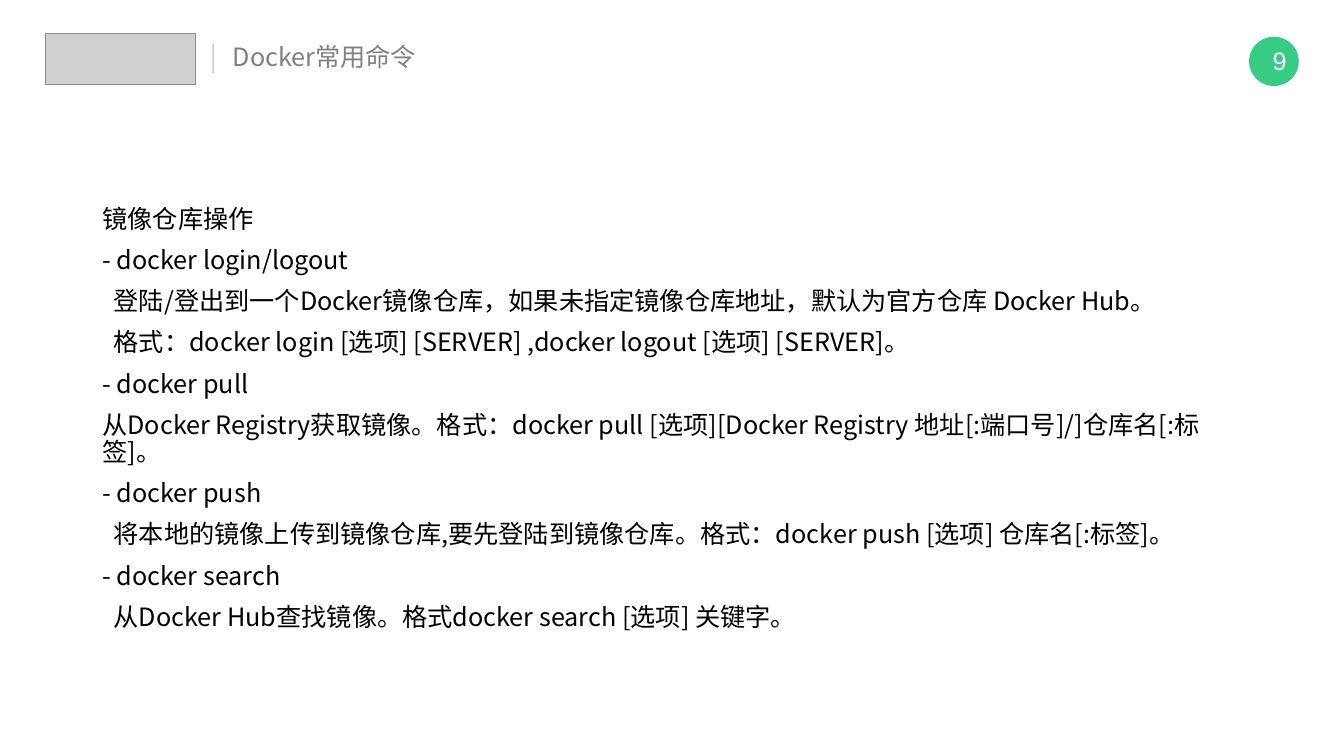
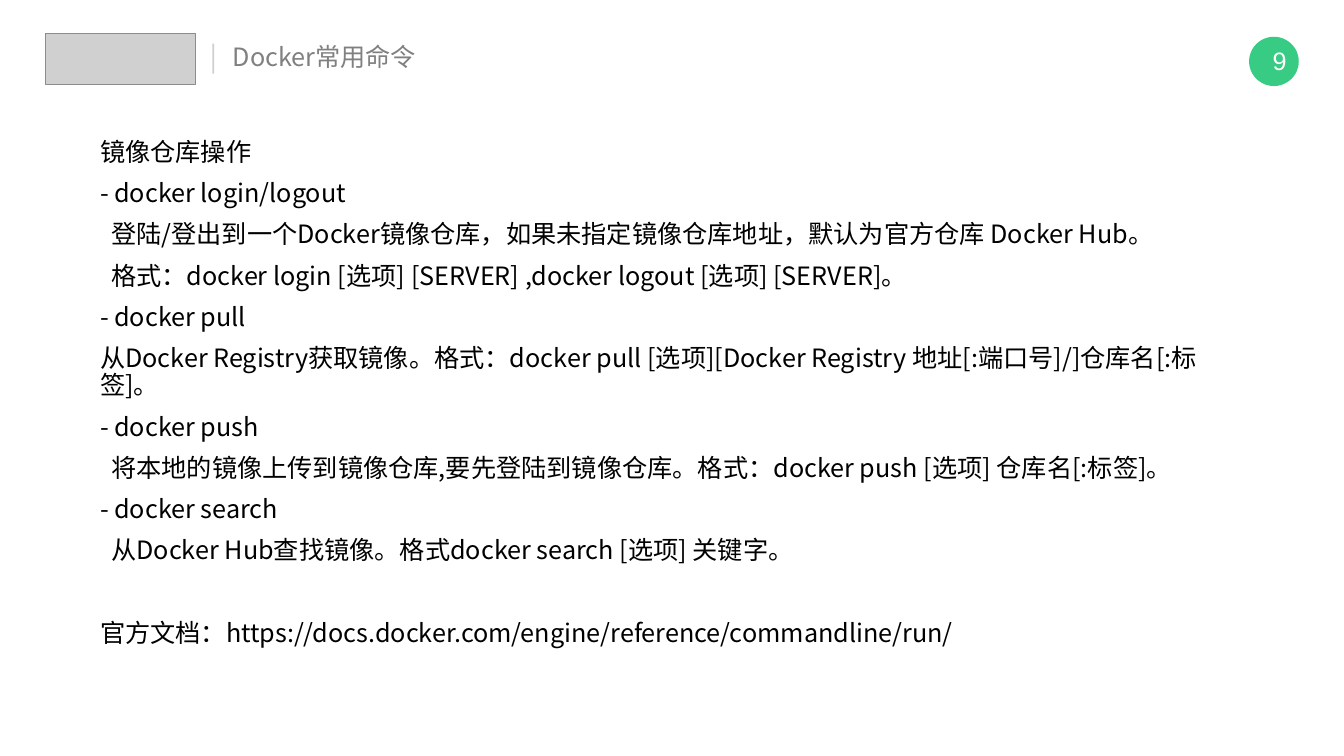
Before and after one commit to IT18Monkey/java-learn-note, a slide deck: slide 11 of 技术分享/浅尝docker.pptx. Drawn at 1344x756 pixels with LibreOffice and Linux fonts; fonts in the diff are those of the drawing; grey boxes stand for pictures. Boxes give left, top, right and bottom in pixels: in the first picture for what was removed or moved away, otherwise in the second. Text is boxed around its words. In the diff, an @@ line names an element or a change of style, - is before the commit and + after.

```diff
--- a/技术分享/浅尝docker.pptx
+++ b/技术分享/浅尝docker.pptx
@@ text "镜像仓库操作": place and size @@
-text "镜像仓库操作" at box(102, 206, 1200, 631)
+text "镜像仓库操作" at box(100, 139, 1197, 648)
@@ text at box(100, 620, 953, 648): paragraph added @@
+官方文档：https://docs.docker.com/engine/reference/commandline/run/
```
Also in this commit, not shown: 4 other slides changed, 1 slide added, 1 other file.
